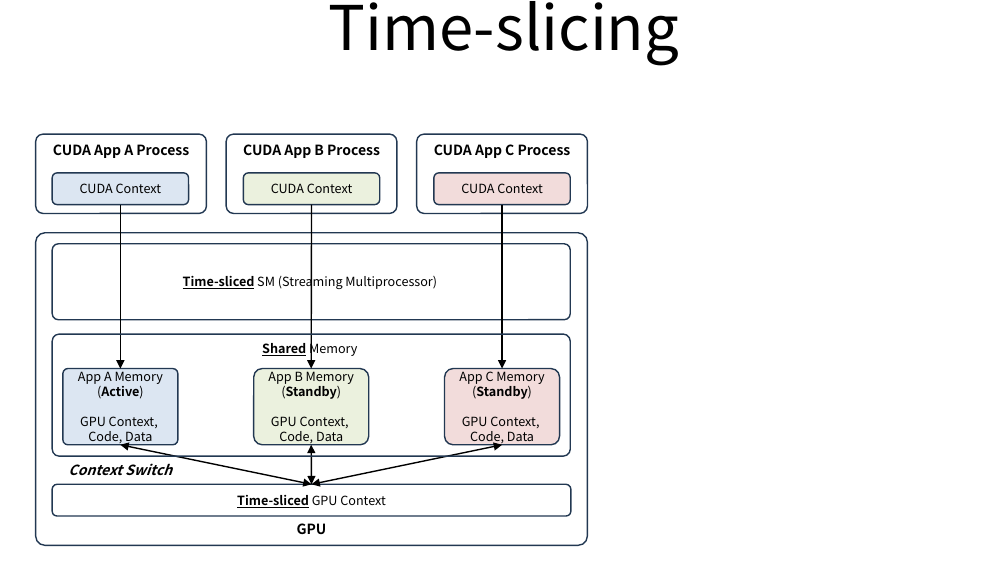
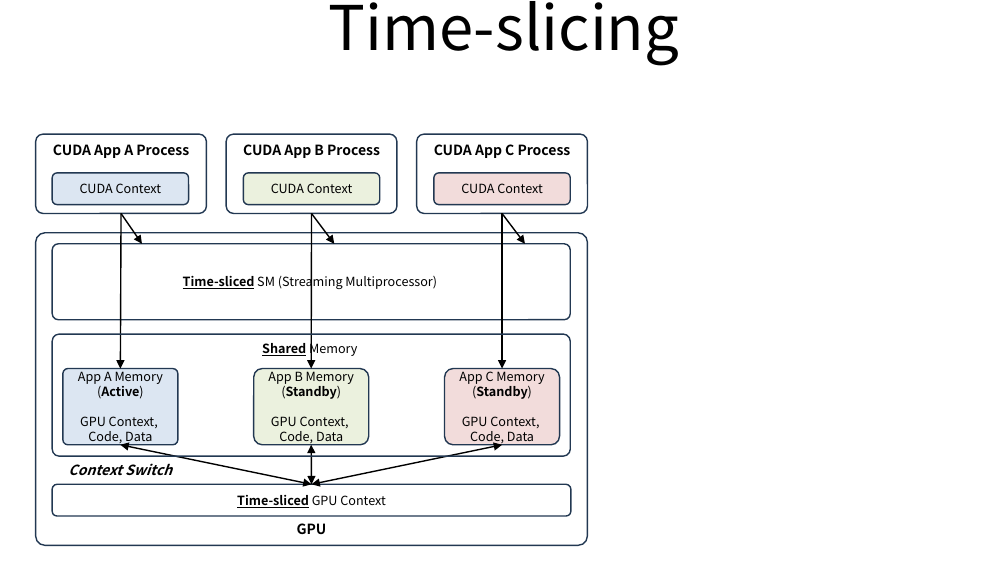
Before and after one commit to ssup2/blog-software, a slide deck: slide 2 of content/docs/theory-analysis/nvidia-gpu-sharing/images/images.pptx. Drawn at 1008x567 pixels with LibreOffice and Linux fonts; fonts in the diff are those of the drawing. Boxes give left, top, right and bottom in pixels: in the first picture for what was removed or moved away, otherwise in the second. Text is boxed around its words. In the diff, an @@ line names an element or a change of style, - is before the commit and + after.

```diff
--- a/content/docs/theory-analysis/nvidia-gpu-sharing/images/images.pptx
+++ b/content/docs/theory-analysis/nvidia-gpu-sharing/images/images.pptx
@@ arrow moved from (120, 205) - (120, 369) to (121, 214) - (120, 369) @@
@@ arrow added from (121, 214) to (142, 244), #000000 1 pt @@
@@ arrow moved from (311, 205) - (311, 369) to (311, 214) - (311, 369) @@
@@ arrow added from (311, 214) to (335, 244), #000000 1 pt @@
@@ arrow moved from (502, 205) - (502, 369) to (502, 214) - (502, 369) @@
@@ arrow added from (502, 214) to (525, 244), #000000 1 pt @@
```
Also in this commit, not shown: 3 other slides changed, 2 slides added.
